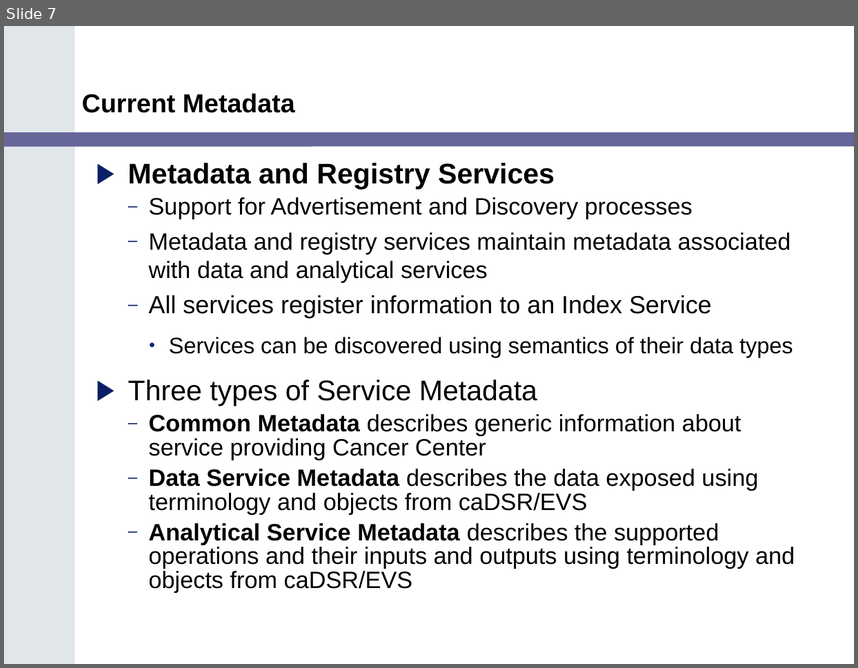
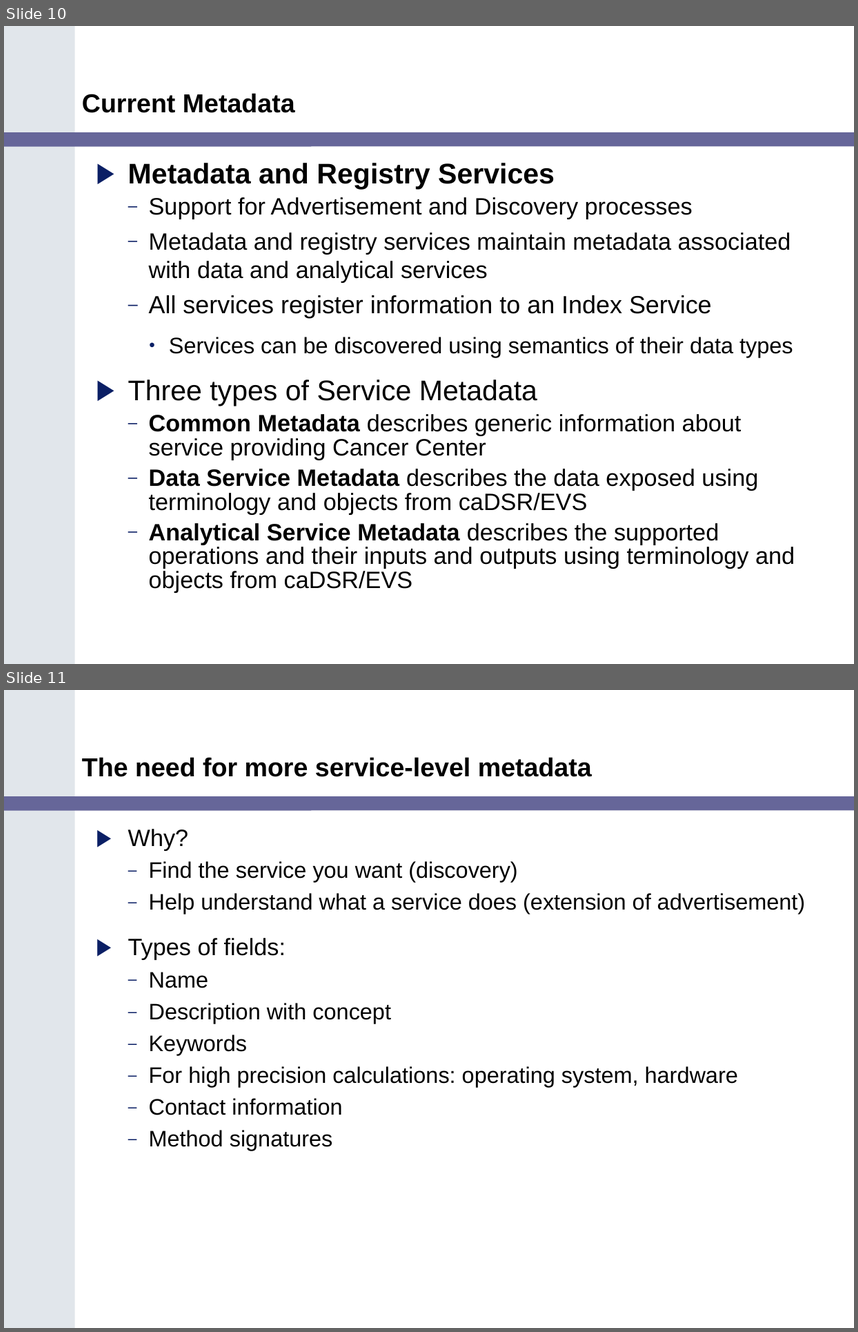
Before and after one commit to NCIP/cagrid-docs, a slide deck: presentations/200602_VCDE_ARCH/Service_Guidlines_Arch_VCDE_Feb2.ppt. Shown one above the other, each under a label of ours: slide 7 before the commit, slides 10 and 11 after it. The pictures are 858x668 and 858x1332 pixels, drawn with LibreOffice and Linux fonts; fonts in the diff are those of the drawing; background and template pictures are left out. Boxes give left, top, right and bottom in pixels: in the first picture for what was removed or moved away, otherwise in the second. Text is boxed around its words. In the diff, an @@ line names an element or a change of style, - is before the commit and + after.

```diff
--- a/presentations/200602_VCDE_ARCH/Service_Guidlines_Arch_VCDE_Feb2.ppt
+++ b/presentations/200602_VCDE_ARCH/Service_Guidlines_Arch_VCDE_Feb2.ppt
@@ slide 11 added at (x1=4, y1=690, x2=854, y2=1328), background #FFFFFF; not listed: 2 template elements that a slide beside it also shows @@
@@ title added at (x1=82, y1=757, x2=592, y2=777), 22 pt, text #000000, bold @@
+The need for more service-level metadata
@@ text added at (x1=128, y1=829, x2=805, y2=1150), 19 pt, text #000000 @@
+▶ Why?
+  – Find the service you want (discovery)
+  – Help understand what a service does (extension of advertisement)
+▶ Types of fields:
+  – Name
+  – Description with concept
+  – Keywords
+  – For high precision calculations: operating system, hardware
+  – Contact information
+  – Method signatures
@@ what was slide 7 is now slide 10 @@
```
Also in this commit, not shown: 4 slides changed, 17 other slides added, 6 slides removed.
